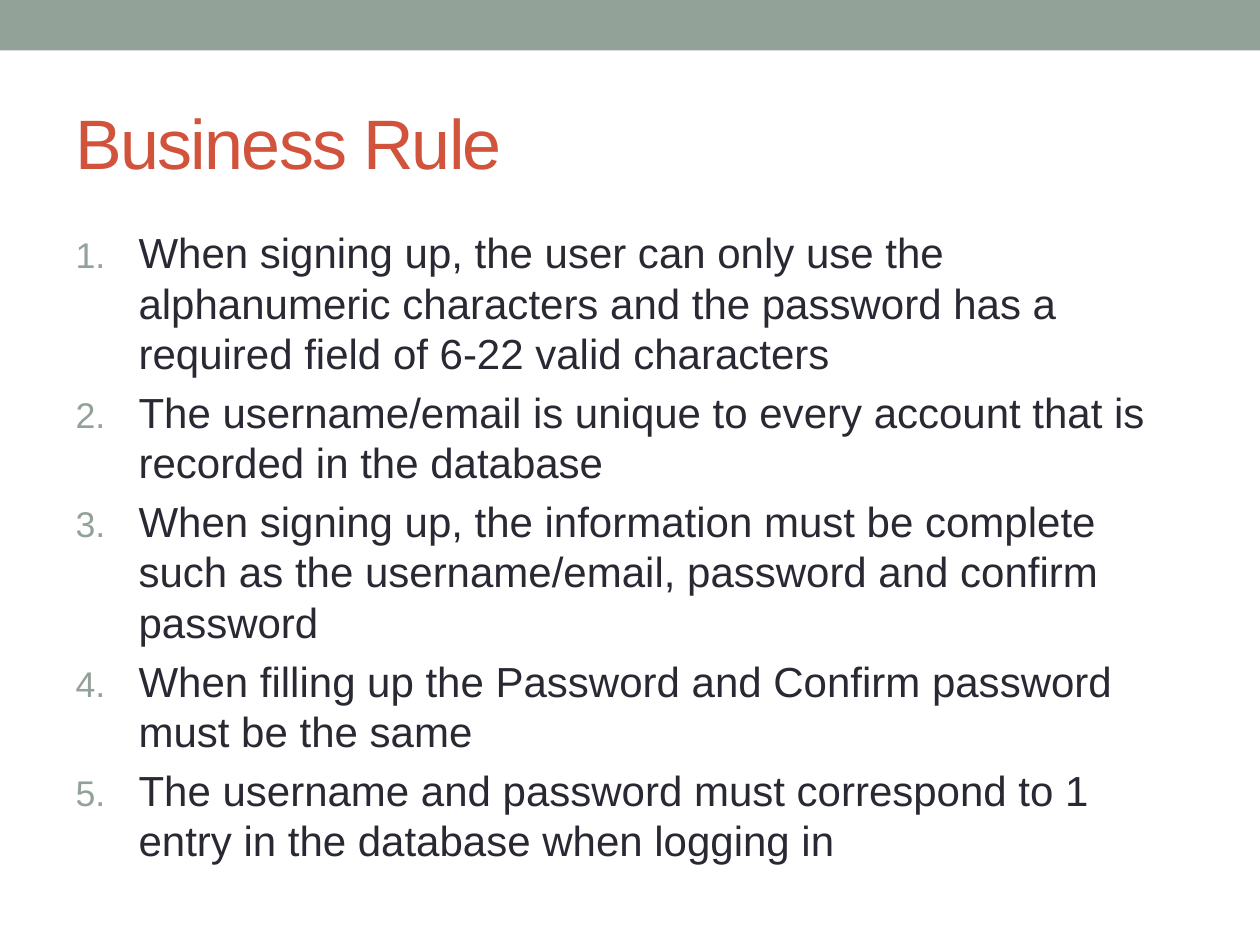
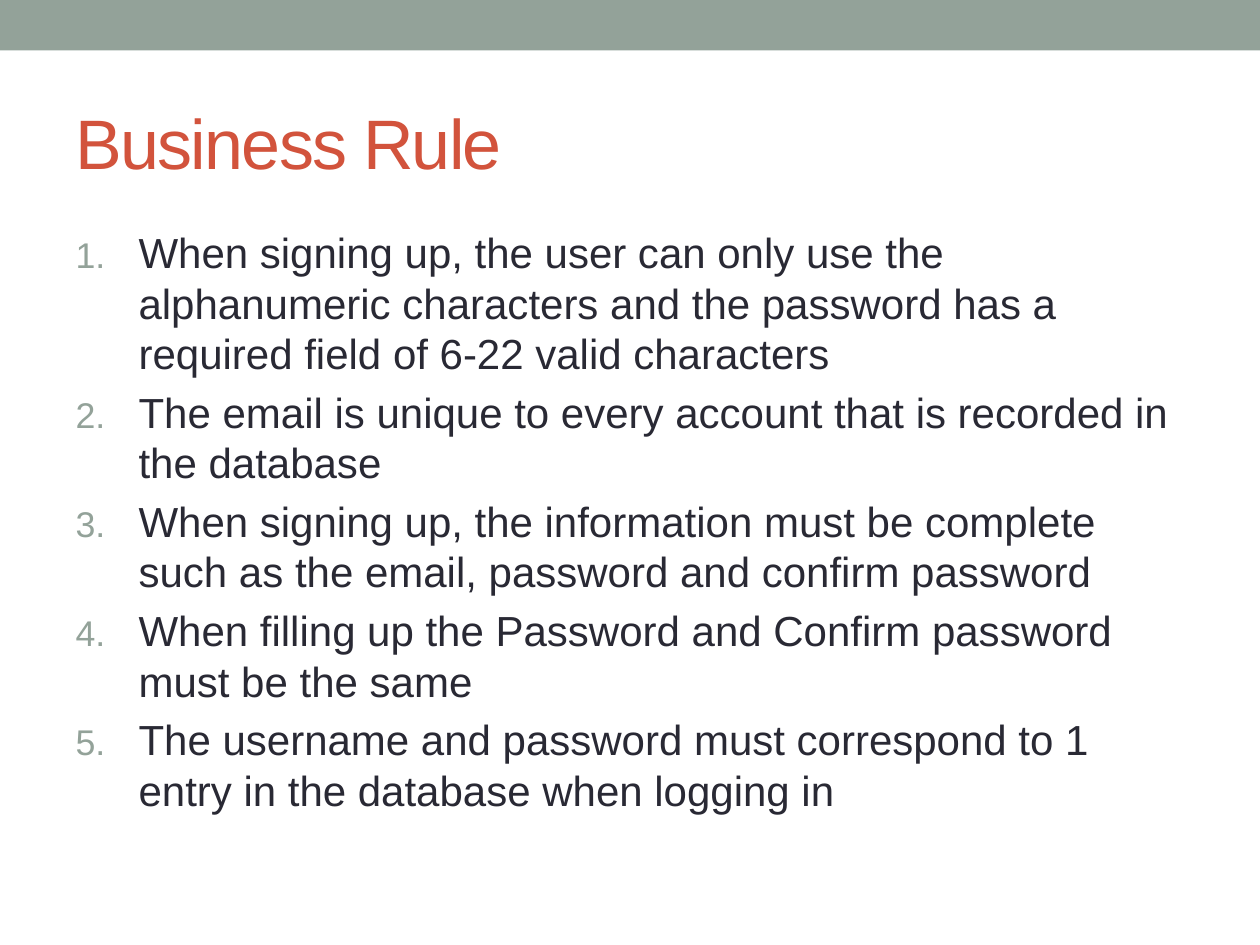
Before and after one commit to aldrinmc/Game-Garage, a slide deck: slide 29 of docs/GAME-GARAGE (1).pptx. Drawn at 1260x945 pixels with LibreOffice and Linux fonts; fonts in the diff are those of the drawing. Boxes give left, top, right and bottom in pixels: in the first picture for what was removed or moved away, otherwise in the second. Text is boxed around its words. In the diff, an @@ line names an element or a change of style, - is before the commit and + after.

```diff
--- a/docs/GAME-GARAGE (1).pptx
+++ b/docs/GAME-GARAGE (1).pptx
@@ text at (139,397,1168,596): text changed @@
-2. The username/email is unique to every account that is recorded in the database
-3. When signing up, the information must be complete such as the username/email, password and confirm password
+2. The email is unique to every account that is recorded in the database
+3. When signing up, the information must be complete such as the email, password and confirm password
```
Also in this commit, not shown: 2 other slides changed, 2 slides added, 1 other file.
